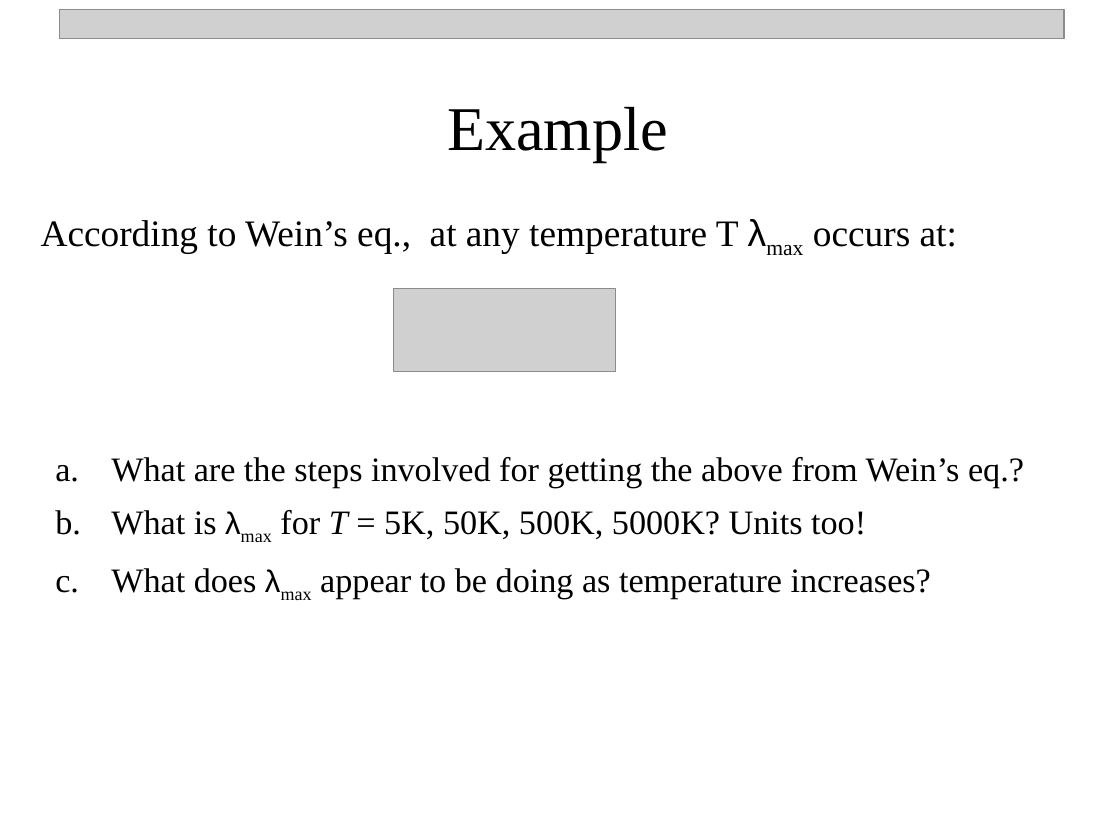
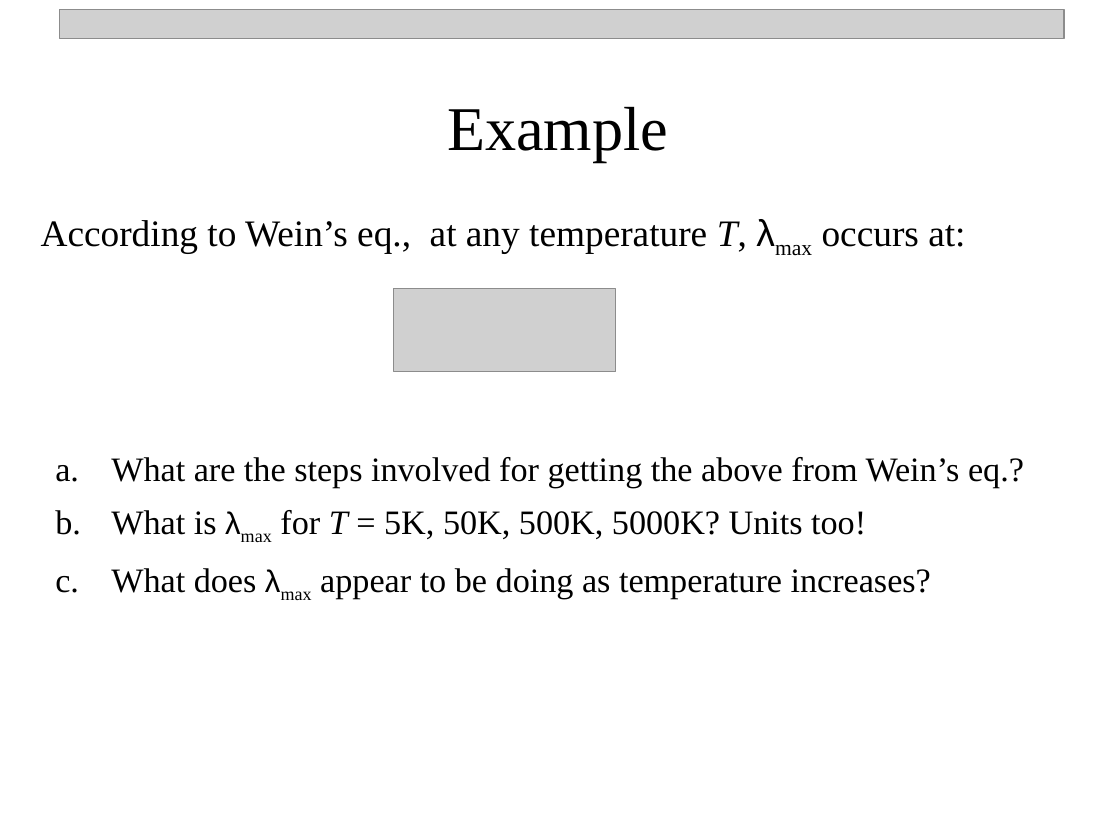
Before and after one commit to npetraco/CHE302, a slide deck: slide 16 of Notes/2_Quantum_TheoryI.pptx. Drawn at 1120x840 pixels with LibreOffice and Linux fonts; fonts in the diff are those of the drawing; grey boxes stand for pictures. Boxes give left, top, right and bottom in pixels: in the first picture for what was removed or moved away, otherwise in the second. Text is boxed around its words. In the diff, an @@ line names an element or a change of style, - is before the commit and + after.

Commit message:
update

```diff
--- a/Notes/2_Quantum_TheoryI.pptx
+++ b/Notes/2_Quantum_TheoryI.pptx
@@ text at (41,220,965,253): text changed @@
-According to Wein’s eq., at any temperature T λmax occurs at:
+According to Wein’s eq., at any temperature T, λmax occurs at:
```
